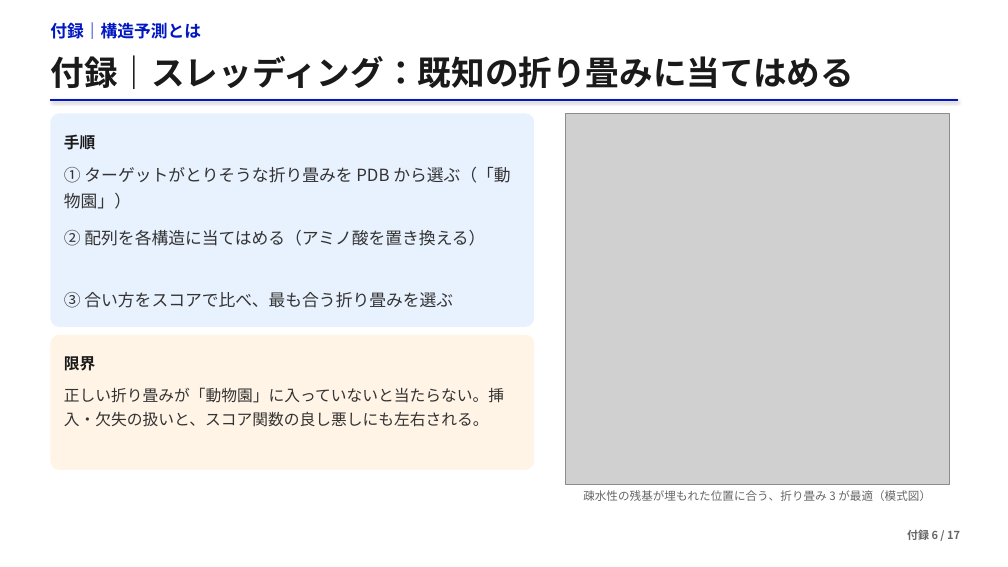
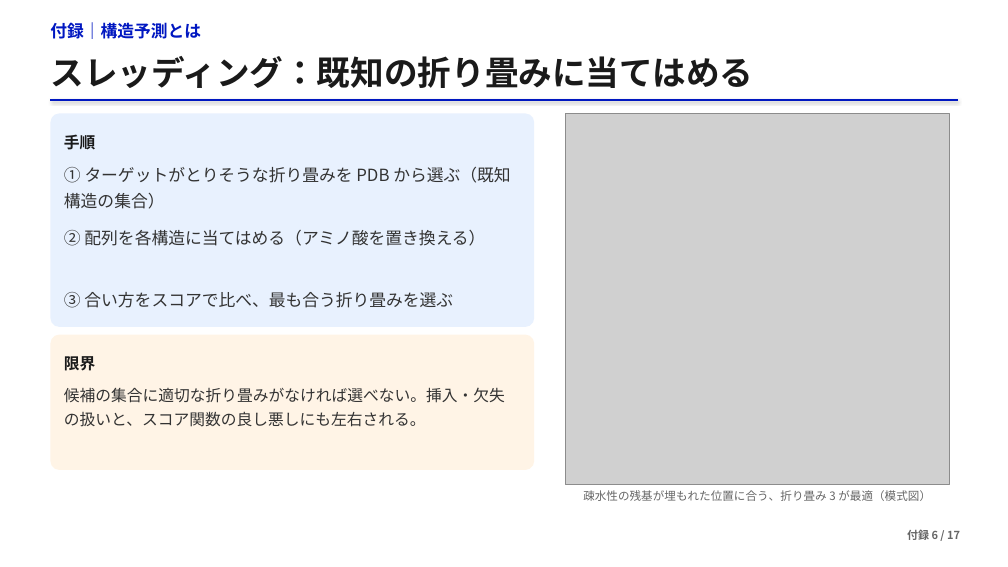
Before and after one commit to matsunagalab/lecture_bioinfo, a slide deck: slide 42 of 05_AlphaFold2による構造予測/05_AlphaFold2による構造予測.pptx. Drawn at 1008x567 pixels with LibreOffice and Linux fonts; fonts in the diff are those of the drawing; grey boxes stand for pictures. Boxes give left, top, right and bottom in pixels: in the first picture for what was removed or moved away, otherwise in the second. Text is boxed around its words. In the diff, an @@ line names an element or a change of style, - is before the commit and + after.

```diff
--- a/05_AlphaFold2による構造予測/05_AlphaFold2による構造予測.pptx
+++ b/05_AlphaFold2による構造予測/05_AlphaFold2による構造予測.pptx
@@ text at (50, 56, 753, 88): text changed @@
-付録｜スレッディング：既知の折り畳みに当てはめる
+スレッディング：既知の折り畳みに当てはめる
@@ text at (64, 167, 510, 209): text changed @@
-① ターゲットがとりそうな折り畳みを PDB から選ぶ（「動物園」）
+① ターゲットがとりそうな折り畳みを PDB から選ぶ（既知構造の集合）
@@ text at (64, 388, 505, 427): text changed @@
-正しい折り畳みが「動物園」に入っていないと当たらない。挿入・欠失の扱いと、スコア関数の良し悪しにも左右される。
+候補の集合に適切な折り畳みがなければ選べない。挿入・欠失の扱いと、スコア関数の良し悪しにも左右される。
```
Also in this commit, not shown: 37 other slides changed, 2 other files.
